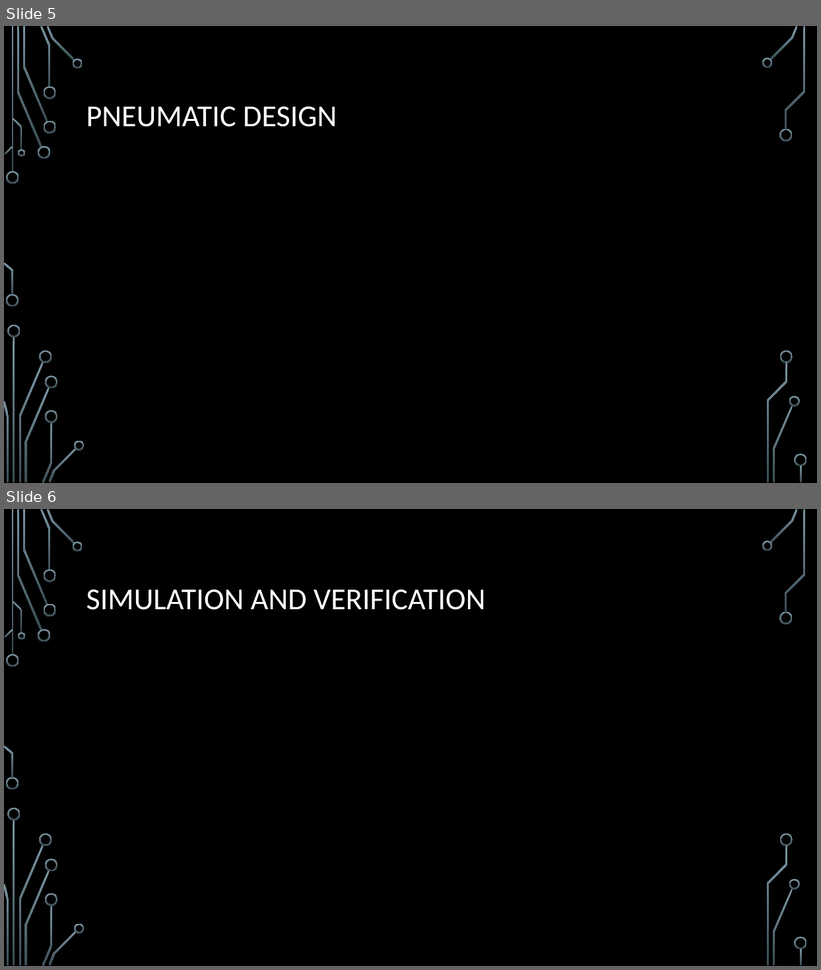
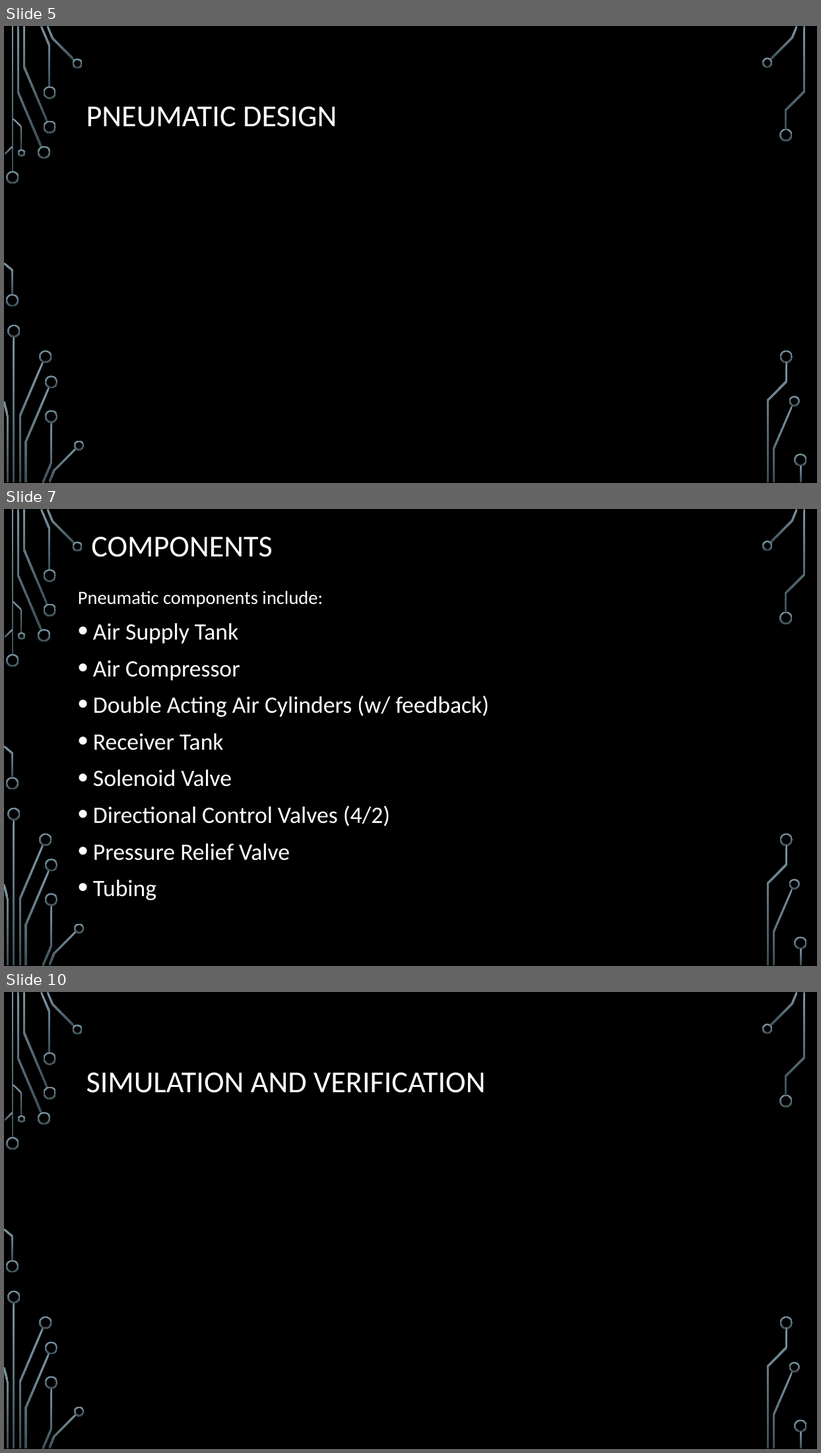
Before and after one commit to Logiant/AgileRoboticControls, a slide deck: Design Powerpoint.pptx. Shown one above the other, each under a label of ours: slides 5 and 6 before the commit, slides 5, 7 and 10 after it; the slides between them are not shown. The pictures are 821x970 and 821x1453 pixels, drawn with LibreOffice and Linux fonts; fonts in the diff are those of the drawing; background and template pictures are left out. Boxes give left, top, right and bottom in pixels: in the first picture for what was removed or moved away, otherwise in the second. Text is boxed around its words. In the diff, an @@ line names an element or a change of style, - is before the commit and + after.

Commit message:
Added Slides to PowerPoint Presentation
Added slides related to pneumatic design

```diff
--- a/Design Powerpoint.pptx
+++ b/Design Powerpoint.pptx
@@ slide 7 added at <box>4,509,817,966</box>, background picture (left out); not listed: 36 template elements that a slide beside it also shows @@
@@ title added at <box>91,537,272,557</box>, 36 pt, text #FFFFFF @@
+COMPONENTS
@@ text added at <box>78,591,489,900</box>, 27.8 pt, text #FFFFFF @@
+Pneumatic components include:
+• Air Supply Tank
+• Air Compressor
+• Double Acting Air Cylinders (w/ feedback)
+• Receiver Tank
+• Solenoid Valve
+• Directional Control Valves (4/2)
+• Pressure Relief Valve
+• Tubing
@@ what was slide 6 is now slide 10 @@
```
Also in this commit, not shown: 1 slide changed, 3 other slides added.
